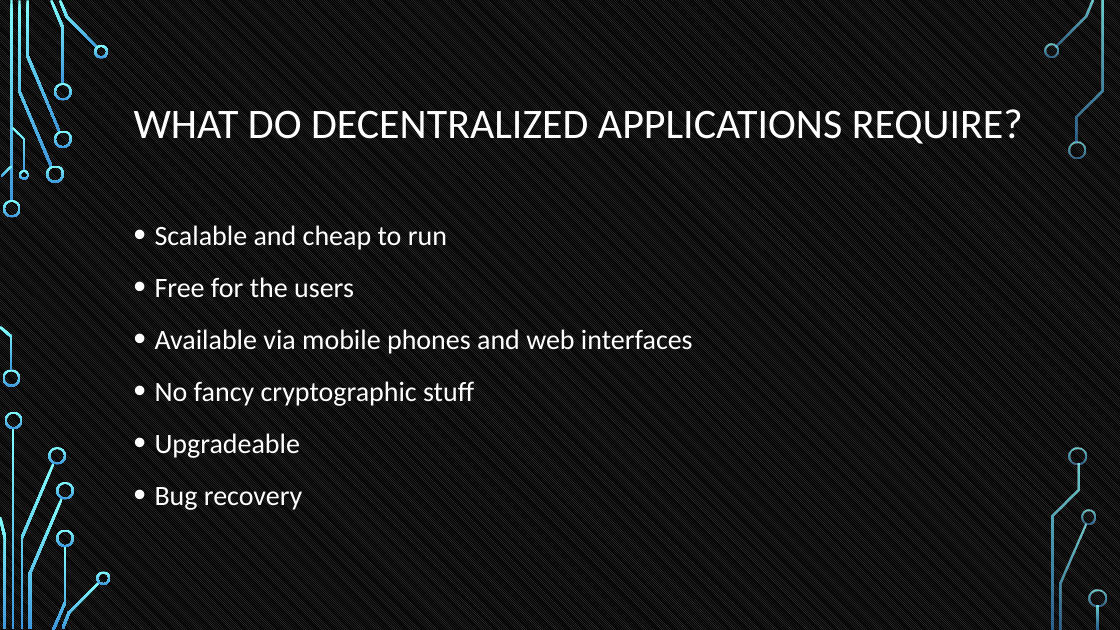
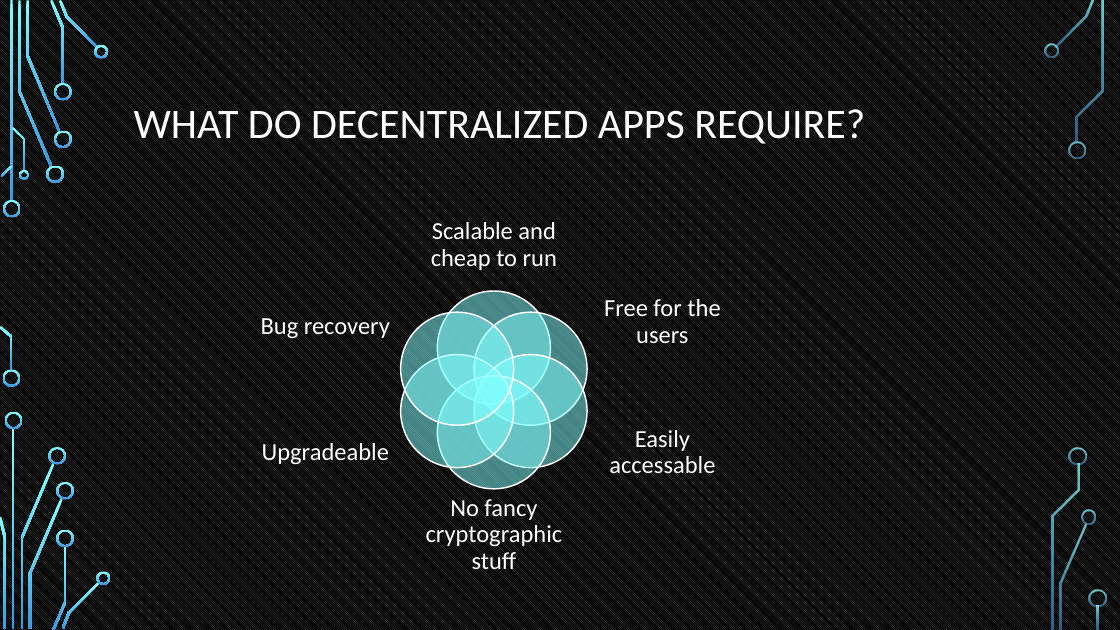
Before and after one commit to tokenika/tokenika.github.io, a slide deck: slide 10 of WarsawBlock.pptx. Drawn at 1120x630 pixels with LibreOffice and Linux fonts; fonts in the diff are those of the drawing. Boxes give left, top, right and bottom in pixels: in the first picture for what was removed or moved away, otherwise in the second. Text is boxed around its words. In the diff, an @@ line names an element or a change of style, - is before the commit and + after.

```diff
--- a/WarsawBlock.pptx
+++ b/WarsawBlock.pptx
@@ title at (x1=134, y1=109, x2=865, y2=144): text changed @@
-WHAT DO DECENTRALIZED APPLICATIONS REQUIRE?
+WHAT DO DECENTRALIZED APPS REQUIRE?
@@ text removed at (x1=155, y1=225, x2=693, y2=510) @@
-• Scalable and cheap to run
-• Free for the users
-• Available via mobile phones and web interfaces
-• No fancy cryptographic stuff
-• Upgradeable
-• Bug recovery
@@ group added at (x1=261, y1=222, x2=720, y2=570): 6 ellipses, 6 texts @@
+Scalable and cheap to run
+Free for the users
+Easily accessable
+No fancy cryptographic stuff
+Upgradeable
+Bug recovery
```
Also in this commit, not shown: 6 other slides changed, 1 slide added.
